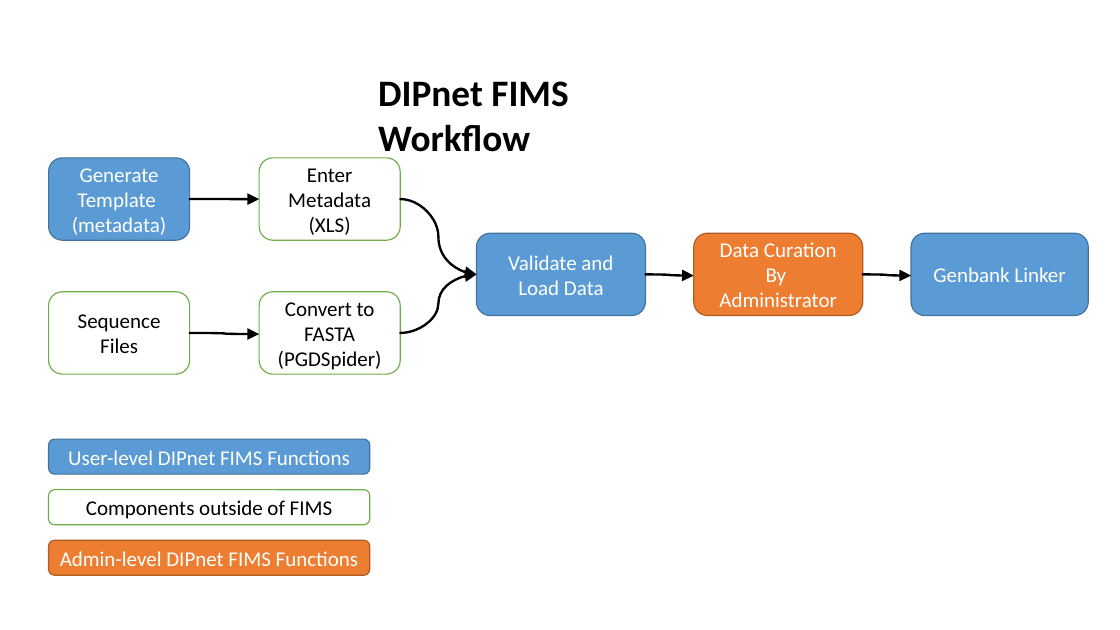
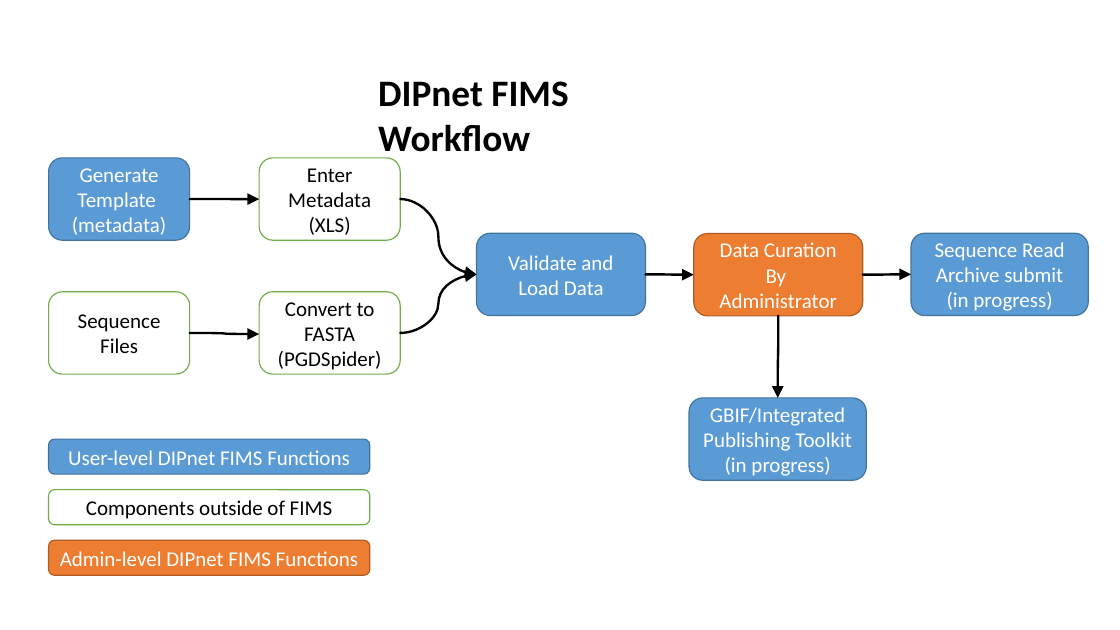
Before and after one commit to biocodellc/geome-db, a slide deck: slide 1 of src/main/web/docs/dipnetWorkflow.pptx. Drawn at 1120x630 pixels with LibreOffice and Linux fonts; fonts in the diff are those of the drawing. Boxes give left, top, right and bottom in pixels: in the first picture for what was removed or moved away, otherwise in the second. Text is boxed around its words. In the diff, an @@ line names an element or a change of style, - is before the commit and + after.

```diff
--- a/src/main/web/docs/dipnetWorkflow.pptx
+++ b/src/main/web/docs/dipnetWorkflow.pptx
@@ text in rounded rectangle at (935, 242, 1065, 311): text changed @@
-Genbank Linker
+Sequence Read Archive submit
+(in progress)
@@ curved arrow added from (779, 316) to (778, 398), #000000 2 pt @@
@@ rounded rectangle added at (689, 398, 866, 481), fill #5B9BD5, outline #43739E 1 pt, 18 pt, text #FFFFFF @@
+GBIF/Integrated Publishing Toolkit (in progress)
```
Also in this commit, not shown: 1 other file.
